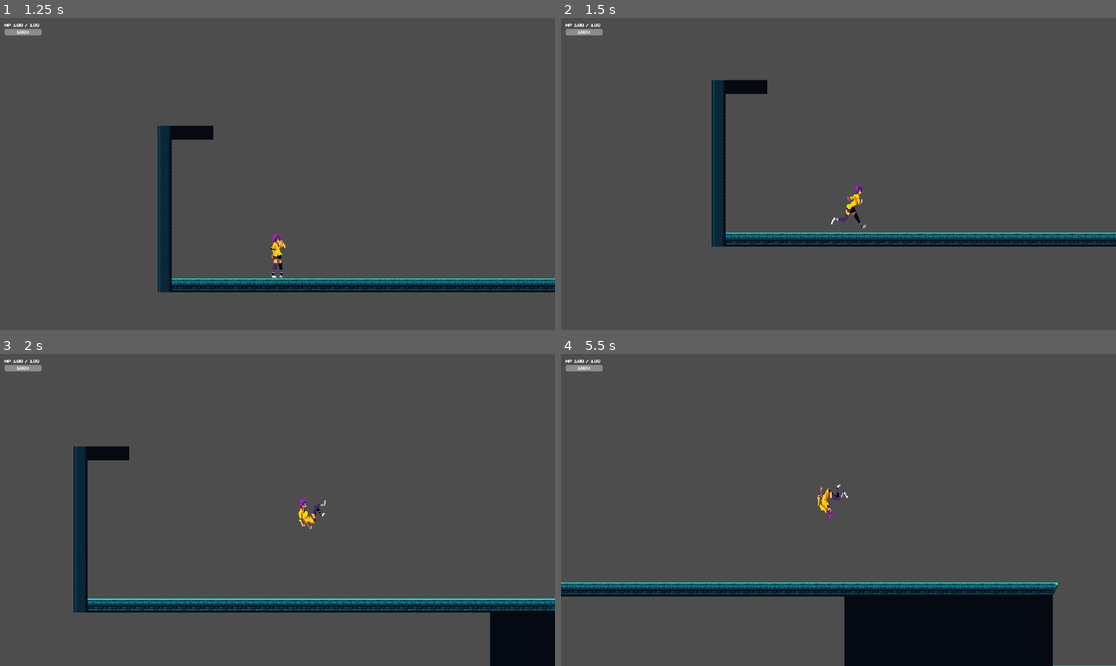
Above: before the commit, frames 1-4 (two rows, left to right).
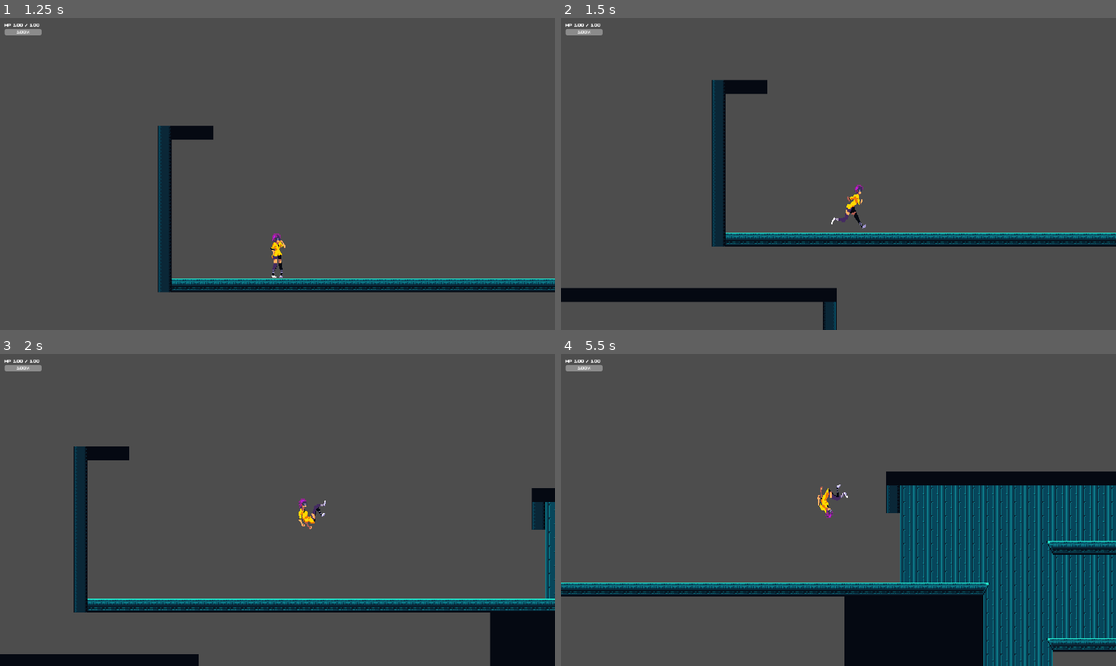
Above: after the commit, the same moments.

Repository: Lex047/alternate
Game: Godot game, scene res://ui/main_menu.tscn
Two runs of this game, one before a commit and one after it. Both use one fixed random seed, a clock stepped at 60 frames per second and the inputs below.
Inputs:
- Up to frame 1 (1.25 s): click "Start Game" at 0.5 s
- Up to frame 2 (1.5 s): hold D (move_right) from 1.28 s (still down); hold Shift (sprint) from 1.28 s (still down)
- Up to frame 3 (2 s): keep holding D (move_right); keep holding Shift (sprint); tap Space (jump) at 1.52 s
- Up to frame 4 (5.5 s): release Shift (sprint) at 2.03 s; tap Shift (sprint) at 2.1, 3.6, 5.1 s; tap Space (jump) at 2.27, 3.77, 4.52, 5.27 s; release D (move_right) at 2.78 s; hold A (move_left) 2.78-3.53 s; hold Shift (sprint) 2.78-3.53 s; hold D (move_right) 3.53-5.03 s; hold Shift (sprint) 4.28-5.03 s; hold A (move_left) from 5.03 s (still down)

Frame 1 is identical in both runs. In frame 2, 2.5% of the frame differs, in the area x 0-50%, y 86-100%; in frame 3, 2.3%; in frame 4, 20%, in the area x 58-100%, y 37-100%.

Commit message:
feat(generator): add deterministic seeded RNG
- Added configurable generation seeds
- Routed random generation choices through a dedicated RNG
- Replaced non-deterministic shuffles with seeded shuffling
- Added seed logging for reproducible level generation
- Ensures the same seed produces the same generation attempts and final layout

Diff:
--- a/generation/level_generator.gd
+++ b/generation/level_generator.gd
@@ -9,6 +9,15 @@
 	TERMINAL,
 }
 
+@export_category("Randomness")
+
+@export var generation_seed: int = 12345
+
+# Useful later if you want a button that creates a fresh seed.
+@export var use_random_seed: bool = false
+
+var generation_rng := RandomNumberGenerator.new()
+var active_generation_seed: int = 0
 
 @export_category("Generation")
 
@@ -63,6 +72,46 @@
 func _ready() -> void:
 	generate_level()
 
+# ==================================================
+# SEED
+# ==================================================
+
+func _initialize_generation_rng() -> void:
+	if use_random_seed:
+		generation_rng.randomize()
+		active_generation_seed = generation_rng.seed
+	else:
+		active_generation_seed = generation_seed
+		generation_rng.seed = active_generation_seed
+
+	print(
+		"Generation seed: ",
+		active_generation_seed
+	)
+
+func _shuffle_with_generation_rng(
+	array: Array
+) -> void:
+	if array.size() <= 1:
+		return
+
+	for i in range(
+		array.size() - 1,
+		0,
+		-1
+	):
+		var random_index := (
+			generation_rng.randi_range(
+				0,
+				i
+			)
+		)
+
+		var temporary_value = array[i]
+
+		array[i] = array[random_index]
+		array[random_index] = temporary_value
+
 
 # ==================================================
 # GENERATION
@@ -72,6 +121,8 @@
 func generate_level() -> void:
 	if not _configuration_is_valid():
 		return
+
+	_initialize_generation_rng()
 
 	for attempt in range(
 		1,
@@ -156,6 +207,14 @@
 		return
 
 	placed_chunks.append(start_chunk)
+
+	# Fail this attempt immediately if the starting
+	# frontier cannot produce a legal continuation.
+	if not _all_open_sockets_are_viable(
+		placed_chunks,
+		normal_chunks_placed
+	):
+		return
 
 	# Breadth-first generation.
 	#
@@ -205,7 +264,9 @@
 		current_chunk.get_available_sockets()
 	)
 
-	available_sockets.shuffle()
+	_shuffle_with_generation_rng(
+		available_sockets
+	)
 
 	for target_socket in available_sockets:
 		if target_socket.is_used:
@@ -358,23 +419,28 @@
 	if remaining_growth <= 0:
 		return false
 
-	var open_branches := _count_open_sockets()
-
-	# Example:
+	var growth_capable_branches := (
+		_count_growth_capable_branches(
+			placed_chunks,
+			normal_chunks_placed
+		)
+	)
+
+	# Important:
 	#
-	# 3 growth chunks still needed
-	# 6 open branches available
+	# An open socket is not automatically a useful
+	# growth branch. It only counts here if it can
+	# physically reach another growth room under the
+	# current map state.
 	#
-	# -> we can safely terminate some branches.
+	# If the number of growth-capable branches is less
+	# than or equal to the number of growth rooms still
+	# required, this branch should try to keep growing.
 	#
-	# But:
-	#
-	# 3 growth chunks still needed
-	# 2 open branches available
-	#
-	# -> this branch must continue growing.
-
-	return open_branches <= remaining_growth
+	# If we have surplus growth-capable branches, this
+	# branch may safely try to terminate.
+
+	return growth_capable_branches <= remaining_growth
 
 
 # ==================================================
@@ -426,7 +492,9 @@
 			_discard_chunk(candidate)
 			continue
 
-		matching_sockets.shuffle()
+		_shuffle_with_generation_rng(
+			matching_sockets
+		)
 
 		for matching_socket in matching_sockets:
 			_align_chunk(
@@ -441,7 +509,9 @@
 			):
 				continue
 
-			# Temporarily complete the connection.
+			# Temporarily complete the connection so the
+			# frontier check sees the exact state that would
+			# exist if this candidate were accepted.
 			target_socket.is_used = true
 			matching_socket.is_used = true
 
@@ -462,28 +532,23 @@
 			occupied_chunks.append(candidate)
 
 			# --------------------------------------
-			# LOCAL ONE-STEP VIABILITY
+			# GLOBAL FRONTIER VIABILITY
 			# --------------------------------------
 			#
-			# We only test sockets belonging to the
-			# NEW candidate.
+			# Do not only validate sockets belonging to the
+			# new candidate. A newly placed chunk can make an
+			# older open socket impossible by occupying the
+			# last space that socket could use.
 			#
-			# An unrelated bad socket elsewhere no
-			# longer prevents valid placements.
-
-			var placement_is_valid := true
-
-			if (
-				placement_kind
-				!= PlacementKind.TERMINAL
-			):
-				placement_is_valid = (
-					_candidate_sockets_are_viable(
-						candidate,
-						occupied_chunks,
-						projected_normal_count
-					)
+			# This also runs for TERMINAL placement because a
+			# terminal can physically block unrelated sockets.
+
+			var placement_is_valid := (
+				_all_open_sockets_are_viable(
+					occupied_chunks,
+					projected_normal_count
 				)
+			)
 
 			if not placement_is_valid:
 				target_socket.is_used = false
@@ -553,8 +618,41 @@
 
 
 # ==================================================
-# LOCAL ONE-STEP VIABILITY
-# ==================================================
+# FRONTIER VIABILITY
+# ==================================================
+
+
+func _all_open_sockets_are_viable(
+	occupied_chunks: Array[Chunk],
+	projected_normal_count: int
+) -> bool:
+	# Re-check the entire unresolved frontier after a
+	# tentative placement.
+	#
+	# This catches the important case where the new
+	# candidate is fine itself but blocks the final
+	# possible continuation of an older socket.
+	for chunk in occupied_chunks:
+		if not _candidate_sockets_are_viable(
+			chunk,
+			occupied_chunks,
+			projected_normal_count
+		):
+			return false
+
+	# If growth is still required, never accept a state
+	# that has closed or blocked every path to another
+	# growth room. One viable branch can still produce
+	# several rooms sequentially, so we only require at
+	# least one here.
+	if projected_normal_count < chunk_count:
+		if _count_growth_capable_branches(
+			occupied_chunks,
+			projected_normal_count
+		) <= 0:
+			return false
+
+	return true
 
 
 func _candidate_sockets_are_viable(
@@ -581,44 +679,155 @@
 
 			continue
 
-		# Growth room:
+		# ROOM / START:
 		#
-		# Every open socket must at least have enough
-		# physical room for the required connector.
-		var required_corridor := (
-			_get_required_corridor_kind(
-				candidate,
-				socket
-			)
-		)
-
-		if (
-			required_corridor
-				== PlacementKind.HORIZONTAL_CORRIDOR
+		# Do not stop at "a corridor fits". Prove that
+		# at least one corridor can fit AND that all of the
+		# corridor's resulting exits have a legal next
+		# destination under the current generation phase.
+		if not _room_socket_has_viable_path(
+			candidate,
+			socket,
+			occupied_chunks,
+			projected_normal_count
 		):
-			if not _socket_can_fit_scene_pool(
-				candidate,
-				socket,
-				horizontal_corridor_scenes,
-				occupied_chunks,
-				PlacementKind.HORIZONTAL_CORRIDOR
+			return false
+
+	return true
+
+
+func _room_socket_has_viable_path(
+	current_chunk: Chunk,
+	target_socket: ChunkSocket,
+	occupied_chunks: Array[Chunk],
+	projected_normal_count: int
+) -> bool:
+	var required_corridor := (
+		_get_required_corridor_kind(
+			current_chunk,
+			target_socket
+		)
+	)
+
+	if (
+		required_corridor
+			== PlacementKind.HORIZONTAL_CORRIDOR
+	):
+		return _socket_has_viable_corridor_path(
+			current_chunk,
+			target_socket,
+			horizontal_corridor_scenes,
+			occupied_chunks,
+			PlacementKind.HORIZONTAL_CORRIDOR,
+			projected_normal_count
+		)
+
+	if (
+		required_corridor
+			== PlacementKind.VERTICAL_CORRIDOR
+	):
+		return _socket_has_viable_corridor_path(
+			current_chunk,
+			target_socket,
+			vertical_corridor_scenes,
+			occupied_chunks,
+			PlacementKind.VERTICAL_CORRIDOR,
+			projected_normal_count
+		)
+
+	return false
+
+
+func _socket_has_viable_corridor_path(
+	current_chunk: Chunk,
+	target_socket: ChunkSocket,
+	corridor_scenes: Array[PackedScene],
+	occupied_chunks: Array[Chunk],
+	corridor_kind: int,
+	projected_normal_count: int
+) -> bool:
+	for scene in corridor_scenes:
+		var test_corridor := _spawn_chunk(
+			scene,
+			Vector2.ZERO
+		)
+
+		if not test_corridor:
+			continue
+
+		if not _scene_matches_placement_kind(
+			test_corridor,
+			corridor_kind
+		):
+			_discard_chunk(test_corridor)
+			continue
+
+		if not _chunk_types_can_connect(
+			current_chunk,
+			test_corridor
+		):
+			_discard_chunk(test_corridor)
+			continue
+
+		var matching_sockets := (
+			_find_matching_sockets(
+				test_corridor,
+				target_socket
+			)
+		)
+
+		for matching_socket in matching_sockets:
+			_align_chunk(
+				test_corridor,
+				matching_socket,
+				target_socket
+			)
+
+			if _overlaps_chunks(
+				test_corridor,
+				occupied_chunks
 			):
-				return false
-
-		elif (
-			required_corridor
-				== PlacementKind.VERTICAL_CORRIDOR
-		):
-			if not _socket_can_fit_scene_pool(
-				candidate,
-				socket,
-				vertical_corridor_scenes,
-				occupied_chunks,
-				PlacementKind.VERTICAL_CORRIDOR
-			):
-				return false
-
-	return true
+				continue
+
+			# Hide the entrance socket so only the corridor
+			# exits are evaluated below.
+			matching_socket.is_used = true
+
+			var occupied_with_corridor := (
+				_copy_chunk_array(occupied_chunks)
+			)
+			occupied_with_corridor.append(test_corridor)
+
+			var exit_sockets := (
+				test_corridor.get_available_sockets()
+			)
+
+			# A structural corridor that has no remaining
+			# exit cannot continue the branch.
+			var corridor_is_viable := (
+				not exit_sockets.is_empty()
+			)
+
+			if corridor_is_viable:
+				for exit_socket in exit_sockets:
+					if not _corridor_exit_is_viable(
+						test_corridor,
+						exit_socket,
+						occupied_with_corridor,
+						projected_normal_count
+					):
+						corridor_is_viable = false
+						break
+
+			matching_socket.is_used = false
+
+			if corridor_is_viable:
+				_discard_chunk(test_corridor)
+				return true
+
+		_discard_chunk(test_corridor)
+
+	return false
 
 
 func _corridor_exit_is_viable(
@@ -729,6 +938,187 @@
 
 
 # ==================================================
+# GROWTH-CAPABLE FRONTIER
+# ==================================================
+
+
+func _count_growth_capable_branches(
+	occupied_chunks: Array[Chunk],
+	projected_normal_count: int
+) -> int:
+	var count := 0
+
+	for chunk in occupied_chunks:
+		for socket in chunk.get_available_sockets():
+			if _socket_can_reach_growth(
+				chunk,
+				socket,
+				occupied_chunks,
+				projected_normal_count
+			):
+				count += 1
+
+	return count
+
+
+func _socket_can_reach_growth(
+	current_chunk: Chunk,
+	target_socket: ChunkSocket,
+	occupied_chunks: Array[Chunk],
+	projected_normal_count: int
+) -> bool:
+	# Corridor exits connect directly to growth rooms.
+	if (
+		current_chunk.chunk_type
+			== Chunk.ChunkType.CORRIDOR
+	):
+		return _socket_can_fit_scene_pool(
+			current_chunk,
+			target_socket,
+			chunk_scenes,
+			occupied_chunks,
+			PlacementKind.GROWTH
+		)
+
+	# ROOM / START sockets first need their structural
+	# corridor. Count the branch as growth-capable only
+	# if some legal corridor can fit and that corridor
+	# still has at least one exit that can accept a
+	# growth room.
+	var required_corridor := (
+		_get_required_corridor_kind(
+			current_chunk,
+			target_socket
+		)
+	)
+
+	if (
+		required_corridor
+			== PlacementKind.HORIZONTAL_CORRIDOR
+	):
+		return _room_socket_can_reach_growth_through_pool(
+			current_chunk,
+			target_socket,
+			horizontal_corridor_scenes,
+			occupied_chunks,
+			PlacementKind.HORIZONTAL_CORRIDOR,
+			projected_normal_count
+		)
+
+	if (
+		required_corridor
+			== PlacementKind.VERTICAL_CORRIDOR
+	):
+		return _room_socket_can_reach_growth_through_pool(
+			current_chunk,
+			target_socket,
+			vertical_corridor_scenes,
+			occupied_chunks,
+			PlacementKind.VERTICAL_CORRIDOR,
+			projected_normal_count
+		)
+
+	return false
+
+
+func _room_socket_can_reach_growth_through_pool(
+	current_chunk: Chunk,
+	target_socket: ChunkSocket,
+	corridor_scenes: Array[PackedScene],
+	occupied_chunks: Array[Chunk],
+	corridor_kind: int,
+	projected_normal_count: int
+) -> bool:
+	for scene in corridor_scenes:
+		var test_corridor := _spawn_chunk(
+			scene,
+			Vector2.ZERO
+		)
+
+		if not test_corridor:
+			continue
+
+		if not _scene_matches_placement_kind(
+			test_corridor,
+			corridor_kind
+		):
+			_discard_chunk(test_corridor)
+			continue
+
+		if not _chunk_types_can_connect(
+			current_chunk,
+			test_corridor
+		):
+			_discard_chunk(test_corridor)
+			continue
+
+		var matching_sockets := (
+			_find_matching_sockets(
+				test_corridor,
+				target_socket
+			)
+		)
+
+		for matching_socket in matching_sockets:
+			_align_chunk(
+				test_corridor,
+				matching_socket,
+				target_socket
+			)
+
+			if _overlaps_chunks(
+				test_corridor,
+				occupied_chunks
+			):
+				continue
+
+			matching_socket.is_used = true
+
+			var occupied_with_corridor := (
+				_copy_chunk_array(occupied_chunks)
+			)
+			occupied_with_corridor.append(test_corridor)
+
+			var exit_sockets := (
+				test_corridor.get_available_sockets()
+			)
+
+			var all_exits_viable := (
+				not exit_sockets.is_empty()
+			)
+			var has_growth_exit := false
+
+			for exit_socket in exit_sockets:
+				if not _corridor_exit_is_viable(
+					test_corridor,
+					exit_socket,
+					occupied_with_corridor,
+					projected_normal_count
+				):
+					all_exits_viable = false
+					break
+
+				if _socket_can_fit_scene_pool(
+					test_corridor,
+					exit_socket,
+					chunk_scenes,
+					occupied_with_corridor,
+					PlacementKind.GROWTH
+				):
+					has_growth_exit = true
+
+			matching_socket.is_used = false
+
+			if all_exits_viable and has_growth_exit:
+				_discard_chunk(test_corridor)
+				return true
+
+		_discard_chunk(test_corridor)
+
+	return false
+
+
+# ==================================================
 # CORRIDOR GRAMMAR
 # ==================================================
 
@@ -966,8 +1356,11 @@
 			if _get_scene_usage(scene) == usage:
 				usage_group.append(scene)
 
-		# Same usage count remains random.
-		usage_group.shuffle()
+		# Same usage count remains random,
+		# but is now deterministic for the seed.
+		_shuffle_with_generation_rng(
+			usage_group
+		)
 
 		for scene in usage_group:
 			result.append(scene)
@@ -1081,7 +1474,9 @@
 	var unresolved := _count_open_sockets()
 
 	print(
-		"Generation attempt: ",
+		"Seed: ",
+		active_generation_seed,
+		" | Generation attempt: ",
 		attempt,
 		" | Growth chunks: ",
 		normal_chunks_placed,
--- a/tests/generation_test.tscn
+++ b/tests/generation_test.tscn
@@ -23,6 +23,7 @@
 horizontal_corridor_scenes = Array[PackedScene]([ExtResource("6_l615m")])
 vertical_corridor_scenes = Array[PackedScene]([ExtResource("7_mtyjm")])
 terminal_chunk_scenes = Array[PackedScene]([ExtResource("8_yknkj"), ExtResource("9_46m32"), ExtResource("10_l615m"), ExtResource("11_mtyjm")])
+chunk_count = 10
 
 [node name="Player" parent="." instance=ExtResource("1_2l2w4")]
 position = Vector2(506, 130)
